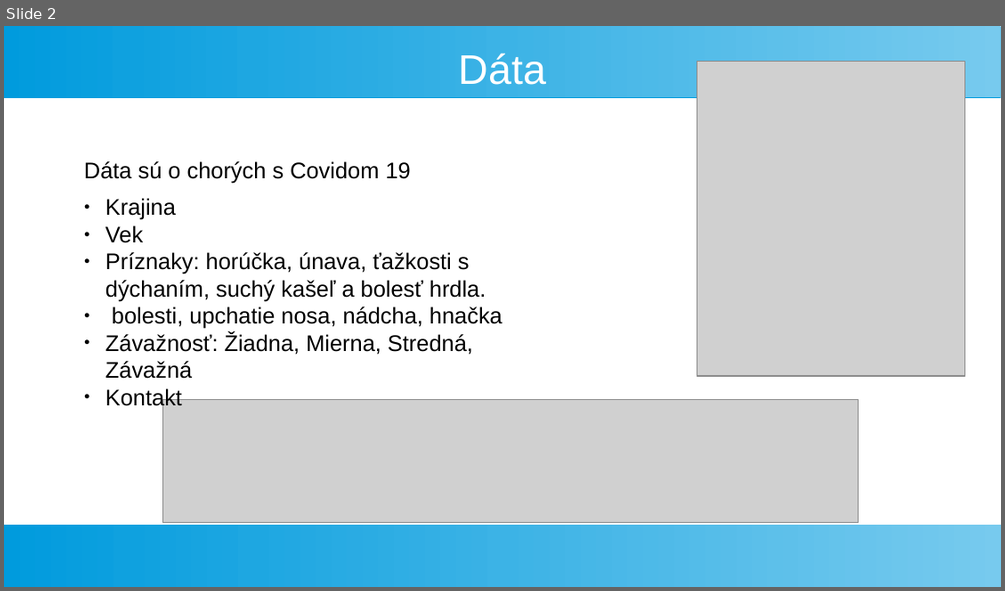
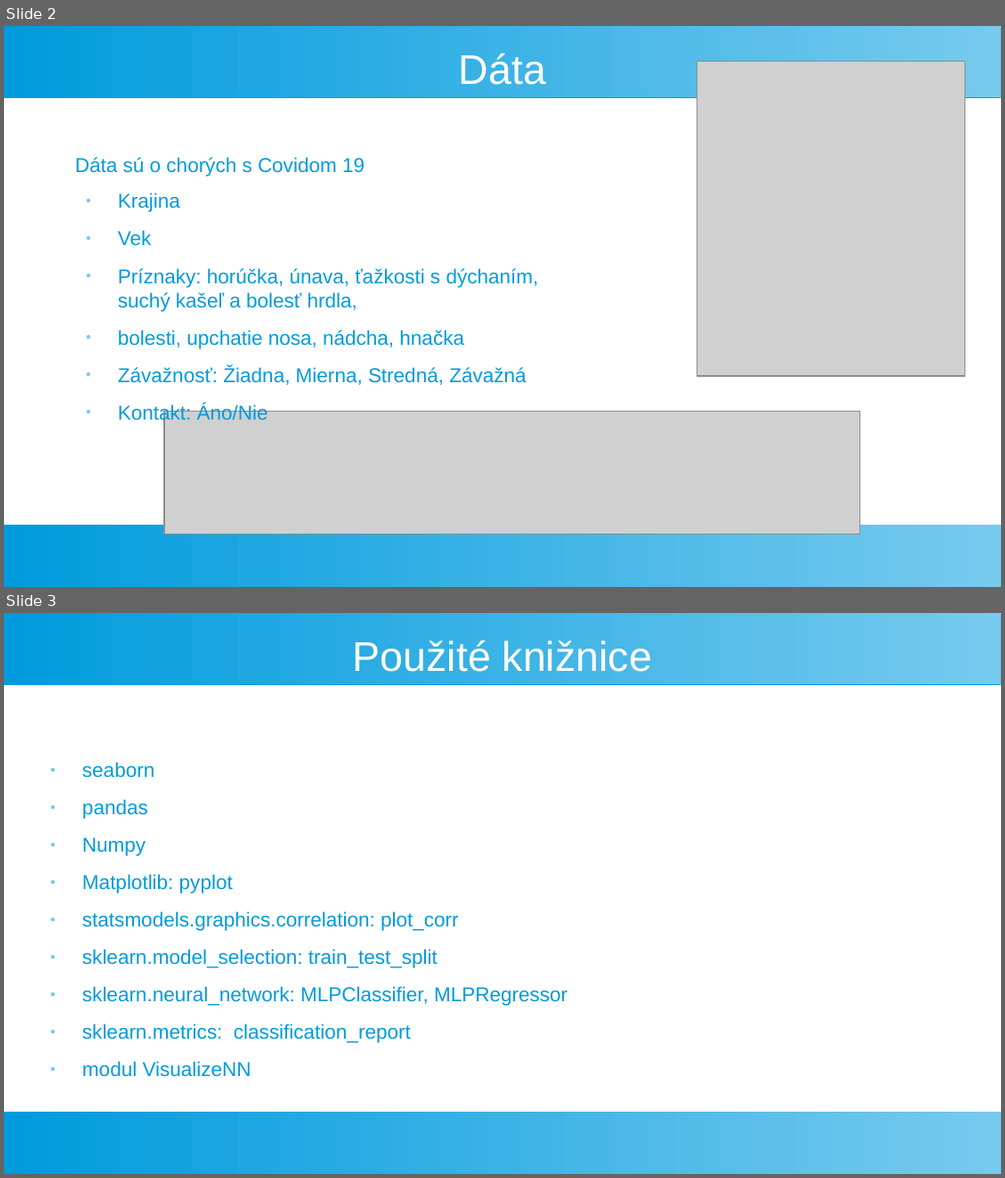
Before and after one commit to georgeob/Vlcak_NS2021, a slide deck: Prezentacia_NS.odp. Shown one above the other, each under a label of ours: slide 2 before the commit, slides 2 and 3 after it. The pictures are 1005x591 and 1005x1178 pixels, drawn with LibreOffice and Linux fonts; fonts in the diff are those of the drawing; grey boxes stand for pictures. Boxes give left, top, right and bottom in pixels: in the first picture for what was removed or moved away, otherwise in the second. Text is boxed around its words. In the diff, an @@ line names an element or a change of style, - is before the commit and + after.

```diff
--- a/Prezentacia_NS.odp
+++ b/Prezentacia_NS.odp
@@ slide 3 added at box(4, 613, 1001, 1174), background #FFFFFF; not listed: 2 template elements that a slide beside it also shows @@
@@ title added at box(353, 640, 652, 672), 33 pt, text #FFFFFF @@
+Použité knižnice
@@ text added at box(82, 762, 567, 1077), 16 pt, text #009BDD @@
+● seaborn
+● pandas
+● Numpy
+● Matplotlib: pyplot
+● statsmodels.graphics.correlation: plot_corr
+● sklearn.model_selection: train_test_split
+● sklearn.neural_network: MLPClassifier, MLPRegressor
+● sklearn.metrics: classification_report
+● modul VisualizeNN
@@ slide 2 changed as well @@
@@ text "Dáta sú o chorých s ..." at box(75, 157, 364, 176): size 18 to 16 pt, text colour #000000 to #009BDD @@
@@ text at box(118, 192, 526, 385): size 18 to 16 pt, text colour #000000 to #009BDD in "Krajina", "Vek", "bolesti, upchatie nosa, nádcha, hnačka", "Závažnosť: Žiadna, Mierna, Stredná, Závažná"; indent changed; more space between paragraphs; bullet colour #000000 to #77CAEE @@
@@ text at box(118, 268, 539, 312): text changed; size 18 to 16 pt; text colour #000000 to #009BDD @@
-● Príznaky: horúčka, únava, ťažkosti s dýchaním, suchý kašeľ a bolesť hrdla.
+● Príznaky: horúčka, únava, ťažkosti s dýchaním, suchý kašeľ a bolesť hrdla,
@@ text at box(118, 403, 268, 424): text changed; size 18 to 16 pt; text colour #000000 to #009BDD @@
-● Kontakt
+● Kontakt: Áno/Nie
@@ picture: place and size @@
-picture at box(162, 400, 858, 523)
+picture at box(164, 411, 860, 534)
```
Also in this commit, not shown: 5 other slides changed, 7 other slides added, 4 slides removed, 1 other file.
